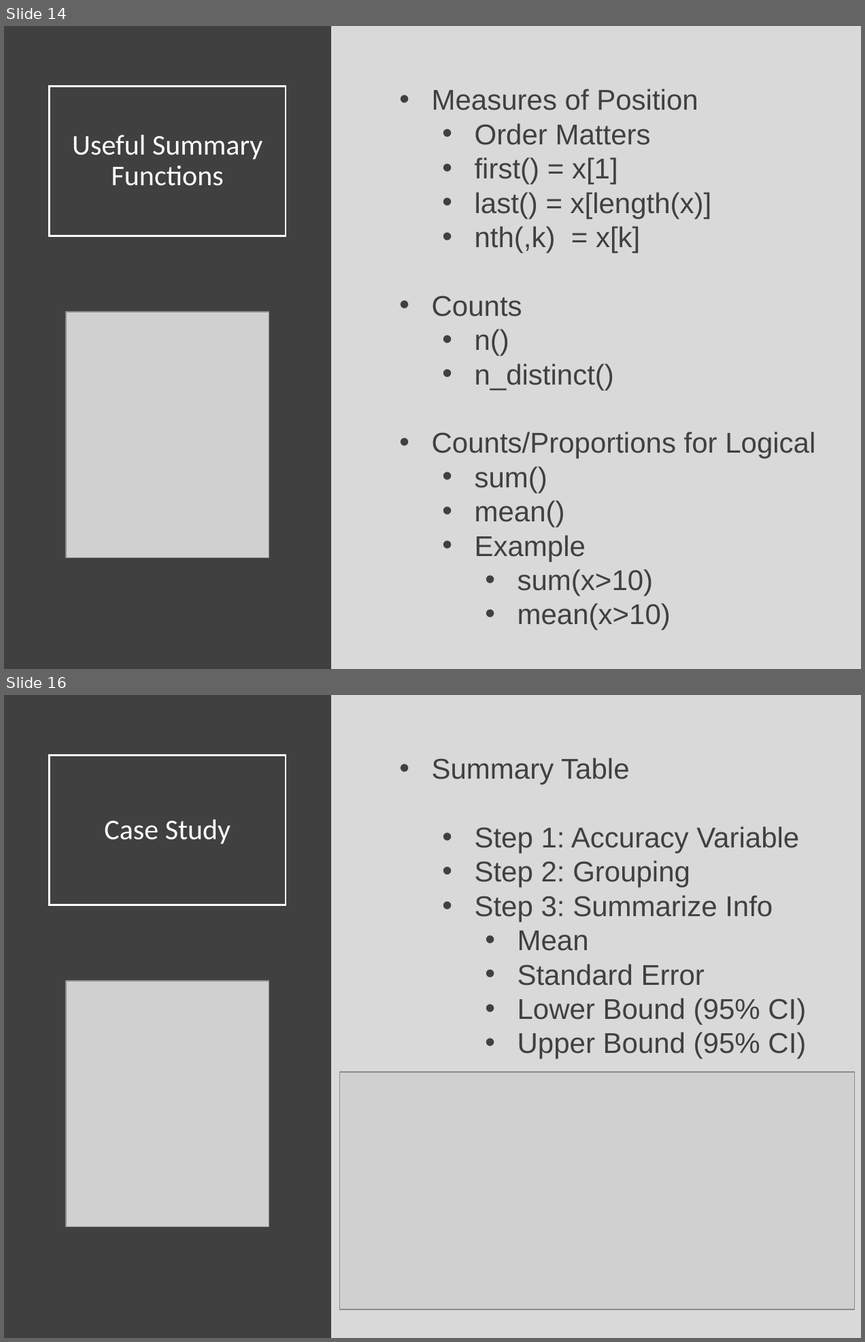
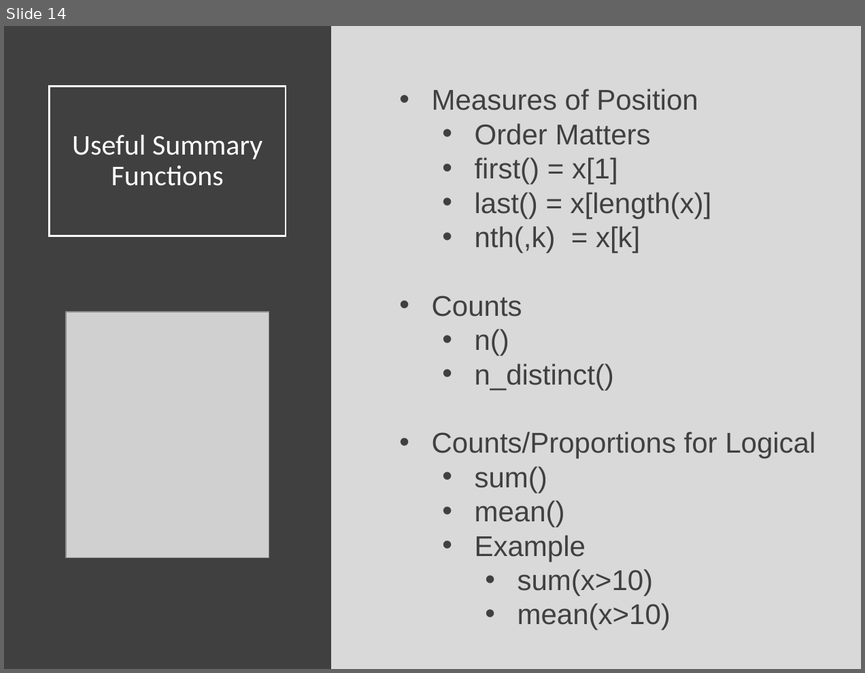
Before and after one commit to Yixf-Self/STOR320_WEBSITE, a slide deck: Lecture/Lecture 6/Lecture 6.pptx. Shown one above the other, each under a label of ours: slides 14 and 16 before the commit, slide 14 after it; the slides between them are not shown. The pictures are 865x1342 and 865x673 pixels, drawn with LibreOffice and Linux fonts; fonts in the diff are those of the drawing; grey boxes stand for pictures. Boxes give left, top, right and bottom in pixels: in the first picture for what was removed or moved away, otherwise in the second. Text is boxed around its words. In the diff, an @@ line names an element or a change of style, - is before the commit and + after.

```diff
--- a/Lecture/Lecture 6/Lecture 6.pptx
+++ b/Lecture/Lecture 6/Lecture 6.pptx
@@ slide 16 removed at bbox=[4, 695, 861, 1338], background #D9D9D9 @@
@@ rectangle removed at bbox=[4, 695, 331, 1338] @@
@@ title removed at bbox=[50, 755, 286, 905] @@
-Case Study
@@ text removed at bbox=[432, 758, 806, 1059] @@
-• Summary Table
-  • Step 1: Accuracy Variable
-  • Step 2: Grouping
-  • Step 3: Summarize Info
-    • Mean
-    • Standard Error
-    • Lower Bound (95% CI)
-    • Upper Bound (95% CI)
@@ picture removed at bbox=[66, 981, 269, 1226] @@
@@ picture removed at bbox=[340, 1072, 855, 1309] @@
```
Also in this commit, not shown: 1 slide changed, 4 other slides removed, 19 other files.
